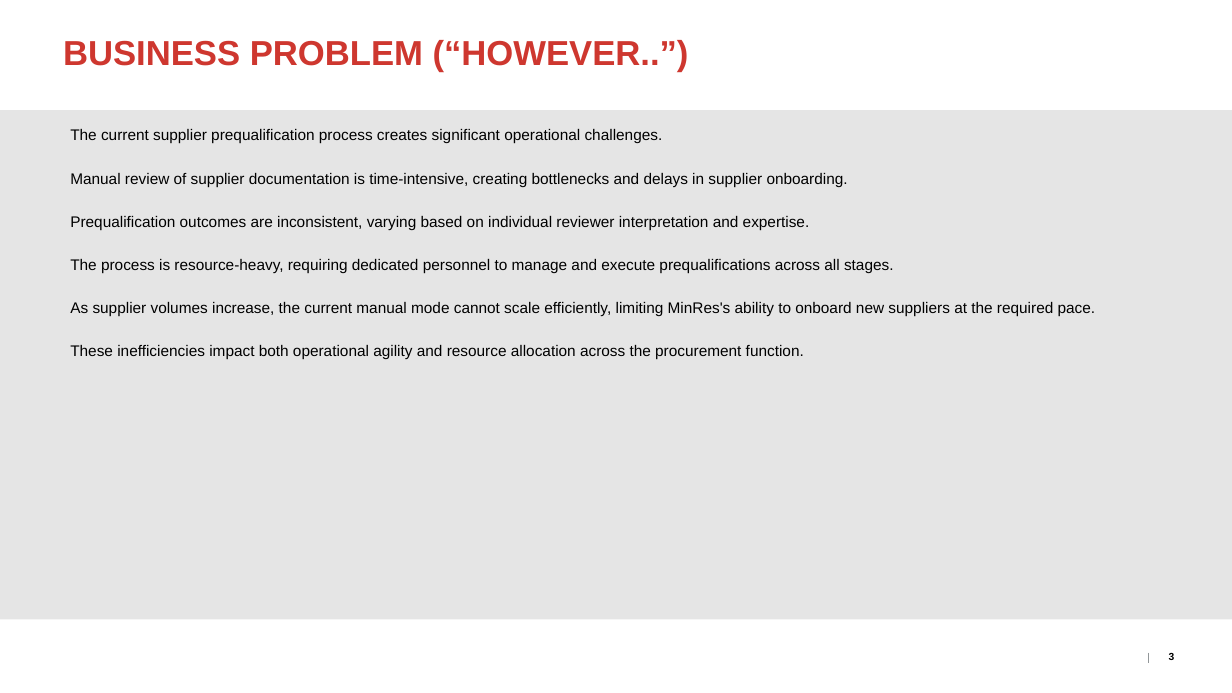
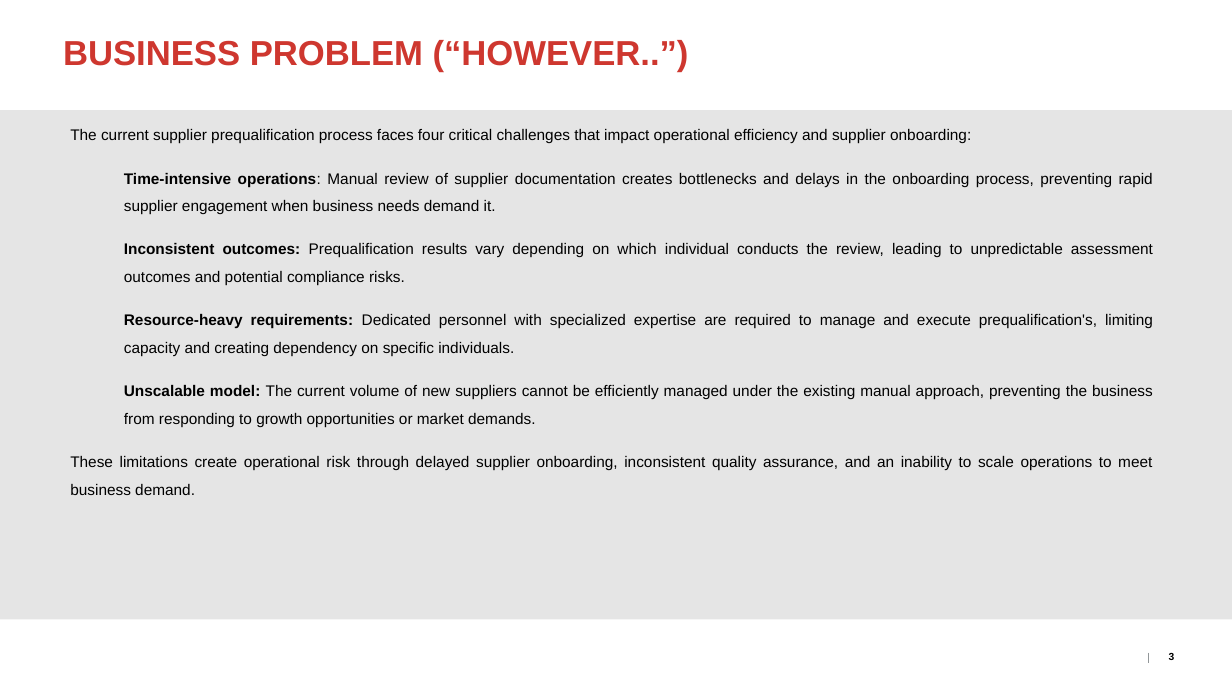
Before and after one commit to ChrisP-MRL/sponsor-brief-requirements-extractor, a slide deck: slide 3 of .claude/skills/code-review/templates/PRJ-Sponsor Brief.pptx. Drawn at 1232x693 pixels with LibreOffice and Linux fonts; fonts in the diff are those of the drawing; background and template pictures are left out. Boxes give left, top, right and bottom in pixels: in the first picture for what was removed or moved away, otherwise in the second. Text is boxed around its words. In the diff, an @@ line names an element or a change of style, - is before the commit and + after.

```diff
--- a/.claude/skills/code-review/templates/PRJ-Sponsor Brief.pptx
+++ b/.claude/skills/code-review/templates/PRJ-Sponsor Brief.pptx
@@ text at [70, 129, 1153, 495]: text changed @@
-The current supplier prequalification process creates significant operational challenges.
-Manual review of supplier documentation is time-intensive, creating bottlenecks and delays in supplier onboarding.
-Prequalification outcomes are inconsistent, varying based on individual reviewer interpretation and expertise.
-The process is resource-heavy, requiring dedicated personnel to manage and execute prequalifications across all stages.
-As supplier volumes increase, the current manual mode cannot scale efficiently, limiting MinRes's ability to onboard new suppliers at the required pace.
-These inefficiencies impact both operational agility and resource allocation across the procurement function.
+The current supplier prequalification process faces four critical challenges that impact operational efficiency and supplier onboarding:
+      Time-intensive operations: Manual review of supplier documentation creates bottlenecks and delays in the onboarding process, preventing rapid supplier engagement when business needs demand it.
+      Inconsistent outcomes: Prequalification results vary depending on which individual conducts the review, leading to unpredictable assessment outcomes and potential compliance risks.
+      Resource-heavy requirements: Dedicated personnel with specialized expertise are required to manage and execute prequalification's, limiting capacity and creating dependency on specific individuals.
+      Unscalable model: The current volume of new suppliers cannot be efficiently managed under the existing manual approach, preventing the business from responding to growth opportunities or market demands.
+These limitations create operational risk through delayed supplier onboarding, inconsistent quality assurance, and an inability to scale operations to meet business demand.
```
Also in this commit, not shown: 8 other slides changed.
